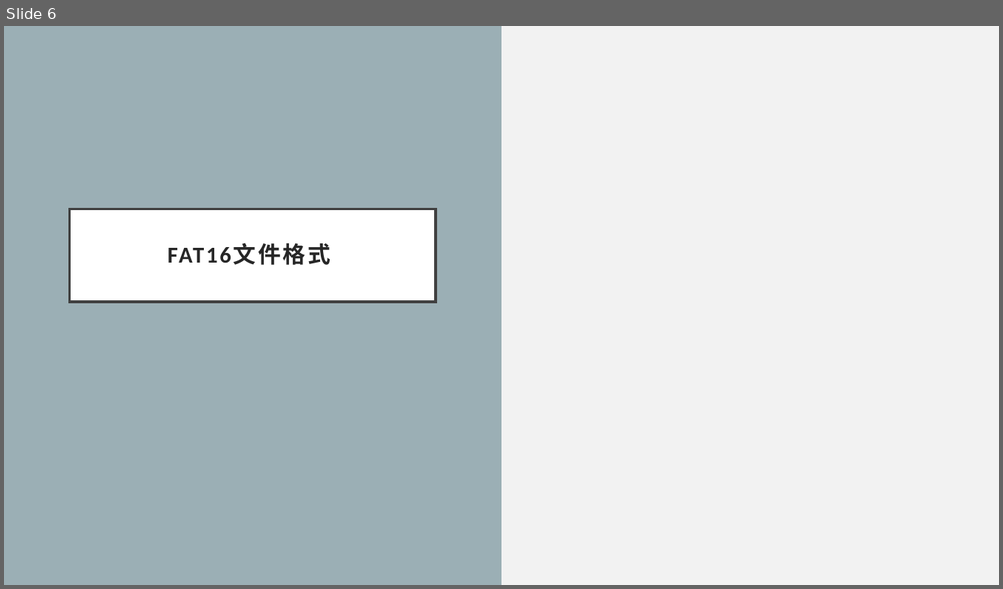
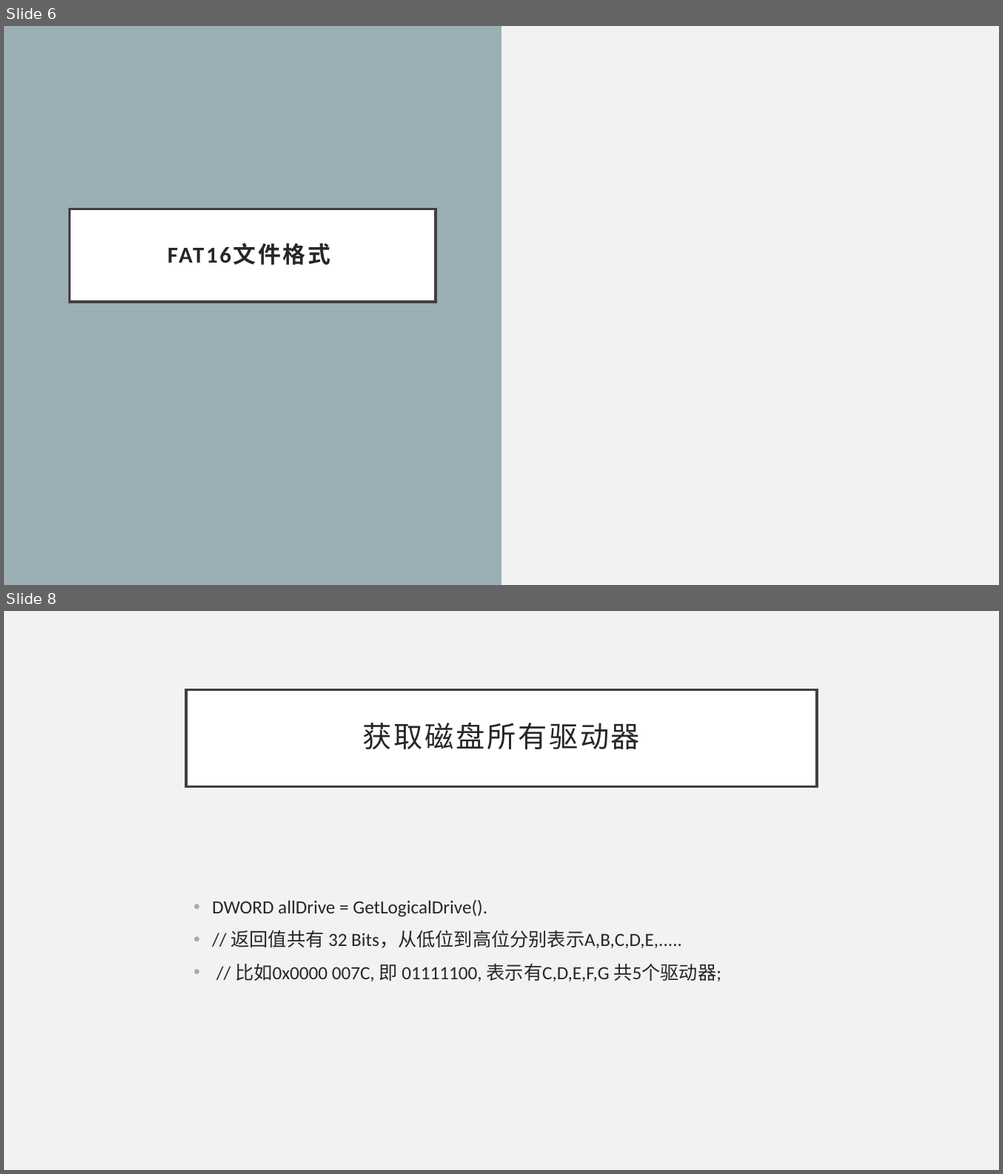
Before and after one commit to llCurious/synchro, a slide deck: Windows Fs.pptx. Shown one above the other, each under a label of ours: slide 6 before the commit, slides 6 and 8 after it; the slides between them are not shown. The pictures are 1003x589 and 1003x1174 pixels, drawn with LibreOffice and Linux fonts; fonts in the diff are those of the drawing. Boxes give left, top, right and bottom in pixels: in the first picture for what was removed or moved away, otherwise in the second. Text is boxed around its words. In the diff, an @@ line names an element or a change of style, - is before the commit and + after.

```diff
--- a/Windows Fs.pptx
+++ b/Windows Fs.pptx
@@ slide 8 added at (4, 611, 999, 1170), background #F2F2F2 @@
@@ title added at (186, 689, 817, 786), fill #FFFFFF, outline #404040 2.5 pt, 28 pt, text #262626 @@
+获取磁盘所有驱动器
@@ text added at (212, 900, 721, 982), 18 pt, text #262626 @@
+• DWORD allDrive = GetLogicalDrive().
+• // 返回值共有 32 Bits，从低位到高位分别表示A,B,C,D,E,.....
+• // 比如0x0000 007C, 即 01111100, 表示有C,D,E,F,G 共5个驱动器;
```
Also in this commit, not shown: 14 other slides added, 3 slides removed.
